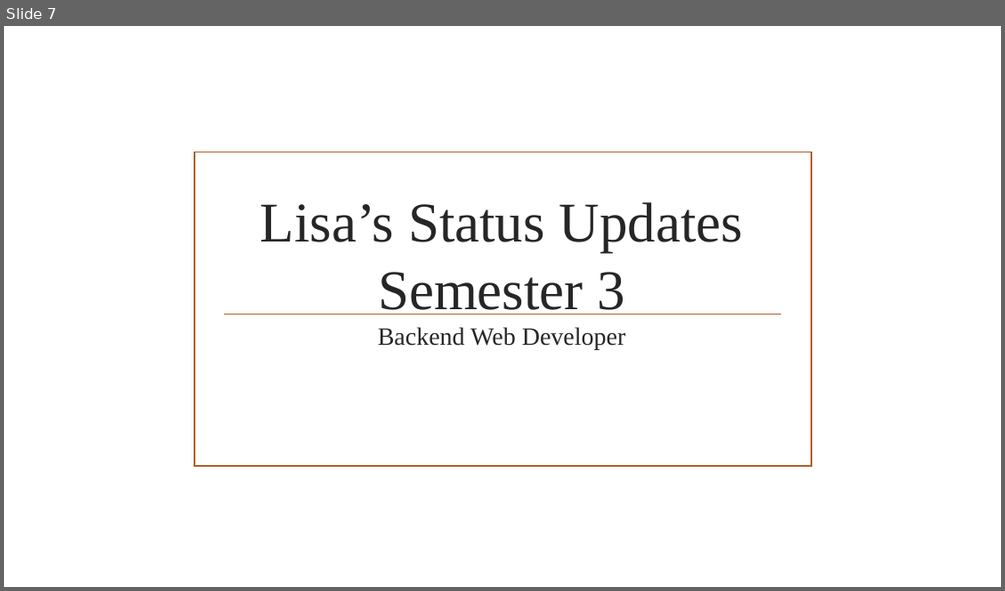
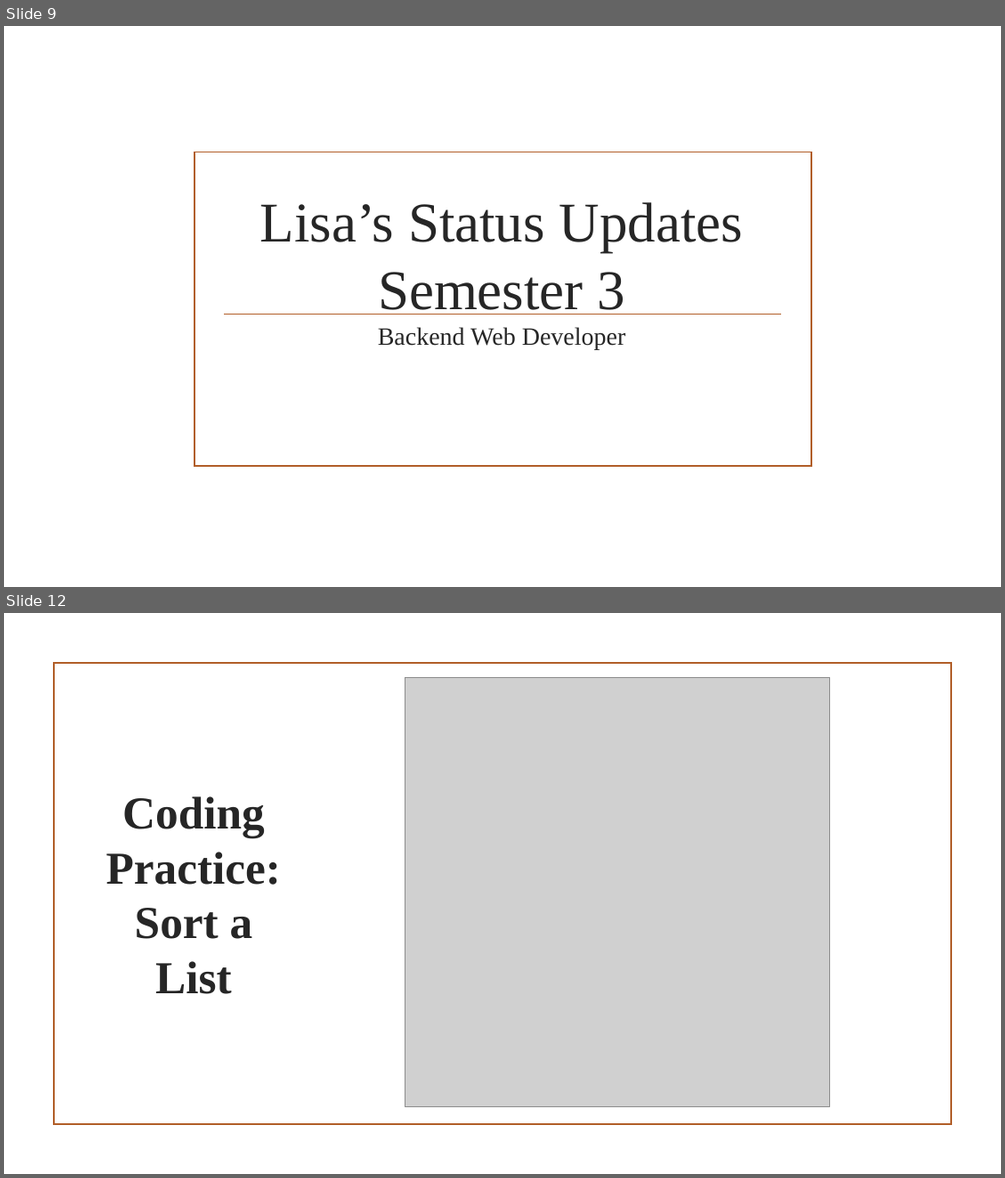
Before and after one commit to lisah246/DAE-Folder, a slide deck: Other/Lisa’s Status Updates.pptx. Shown one above the other, each under a label of ours: slide 7 before the commit, slides 9 and 12 after it; the slides between them are not shown. The pictures are 1005x591 and 1005x1178 pixels, drawn with LibreOffice and Linux fonts; fonts in the diff are those of the drawing; grey boxes stand for pictures; background and template pictures are left out. Boxes give left, top, right and bottom in pixels: in the first picture for what was removed or moved away, otherwise in the second. Text is boxed around its words. In the diff, an @@ line names an element or a change of style, - is before the commit and + after.

```diff
--- a/Other/Lisa’s Status Updates.pptx
+++ b/Other/Lisa’s Status Updates.pptx
@@ slide 12 added at (4, 613, 1001, 1174), background picture (left out) @@
@@ rectangle added at (53, 663, 951, 1125), outline #B15E28 1.25 pt @@
@@ picture added at (404, 677, 830, 1107) @@
@@ text added at (106, 796, 281, 994), 44 pt, text #262626, bold @@
+Coding Practice: Sort a List
@@ what was slide 7 is now slide 9 @@
```
Also in this commit, not shown: 1 slide changed, 3 other slides added, 17 other files.
